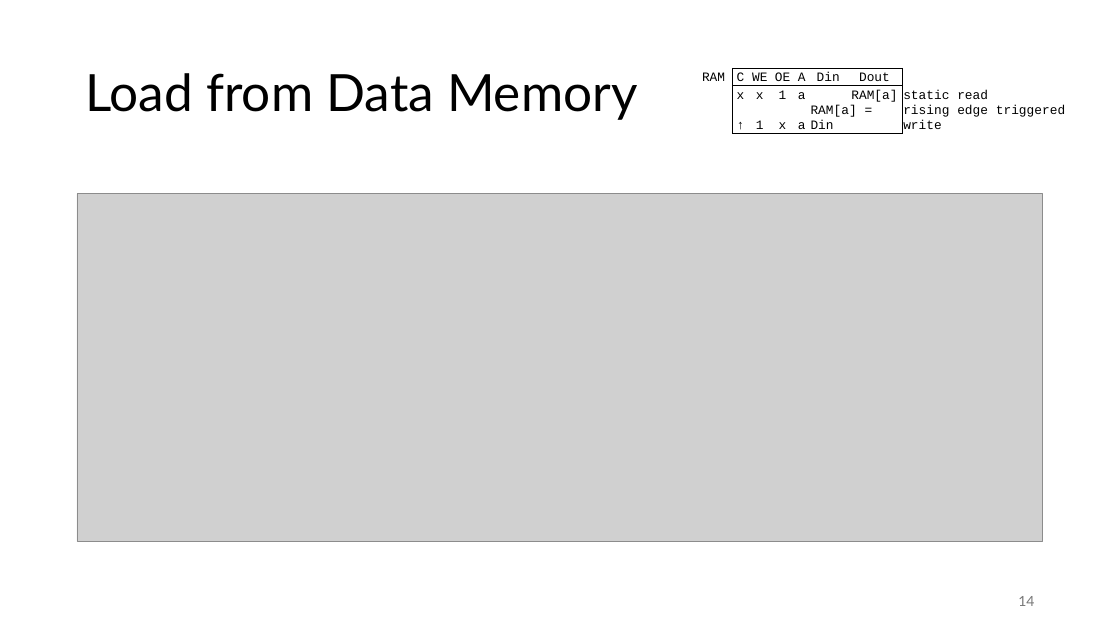
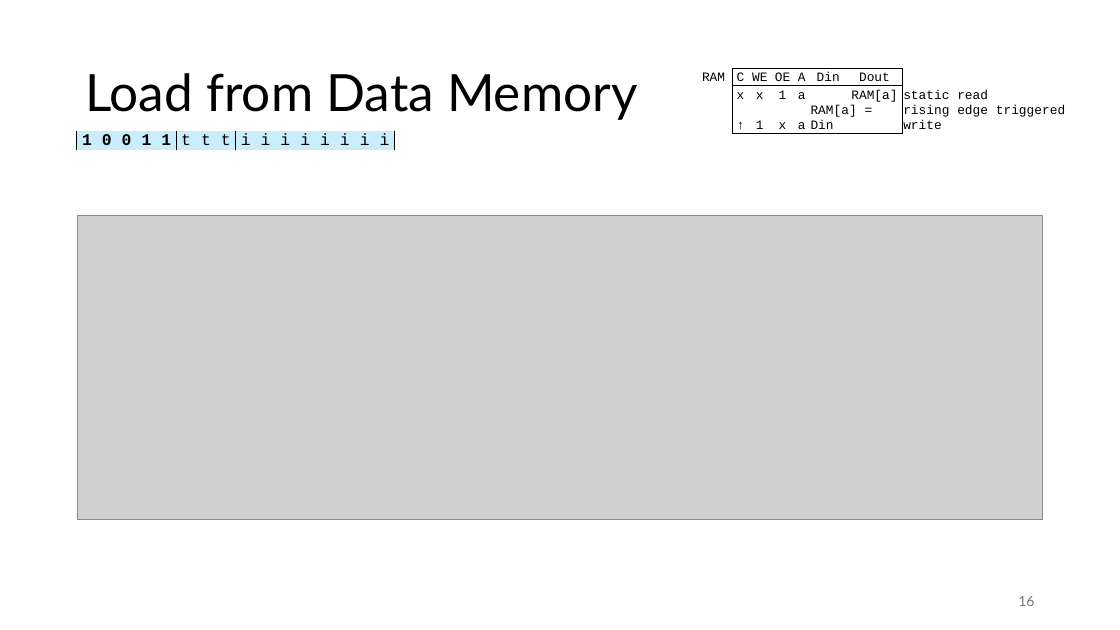
Before and after one commit to FrankBau/xetroc, a slide deck: slide 16 of xetroc.pptx (slide 14 before the commit). Drawn at 1120x630 pixels with LibreOffice and Linux fonts; fonts in the diff are those of the drawing; grey boxes stand for pictures. Boxes give left, top, right and bottom in pixels: in the first picture for what was removed or moved away, otherwise in the second. Text is boxed around its words. In the diff, an @@ line names an element or a change of style, - is before the commit and + after.

```diff
--- a/xetroc.pptx
+++ b/xetroc.pptx
@@ table added at bbox=[77, 131, 400, 151], 1 rows, 16 columns @@
+1 | 0 | 0 | 1 | 1 | t | t | t | i | i | i | i | i | i | i | i
@@ picture: place and size @@
-picture at bbox=[77, 194, 1044, 542]
+picture at bbox=[77, 216, 1044, 519]
@@ page number at bbox=[1018, 596, 1034, 606]: text changed @@
-14
+16
```
Also in this commit, not shown: 9 other slides changed, 1 slide added, 14 other files.
